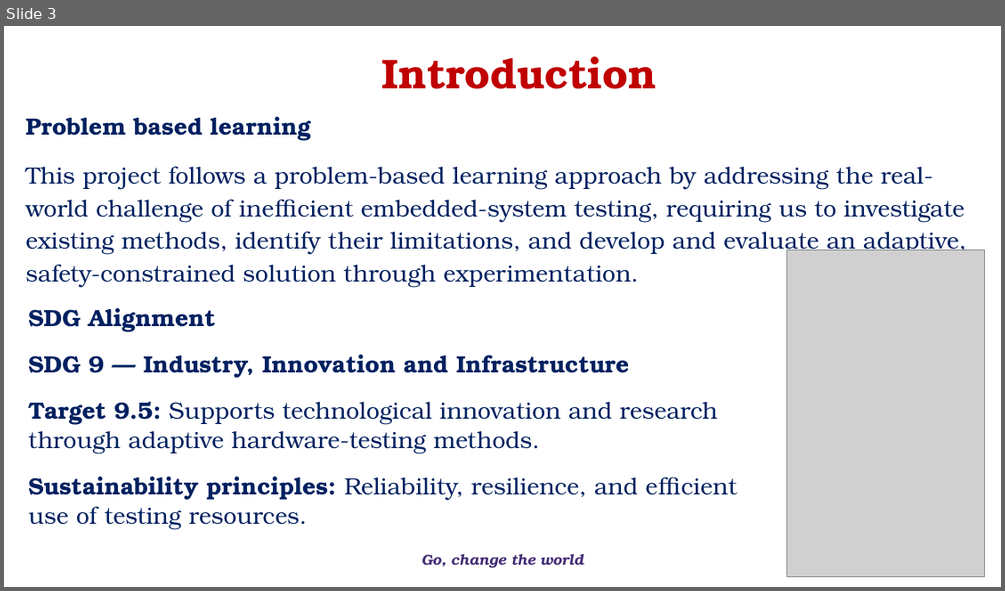
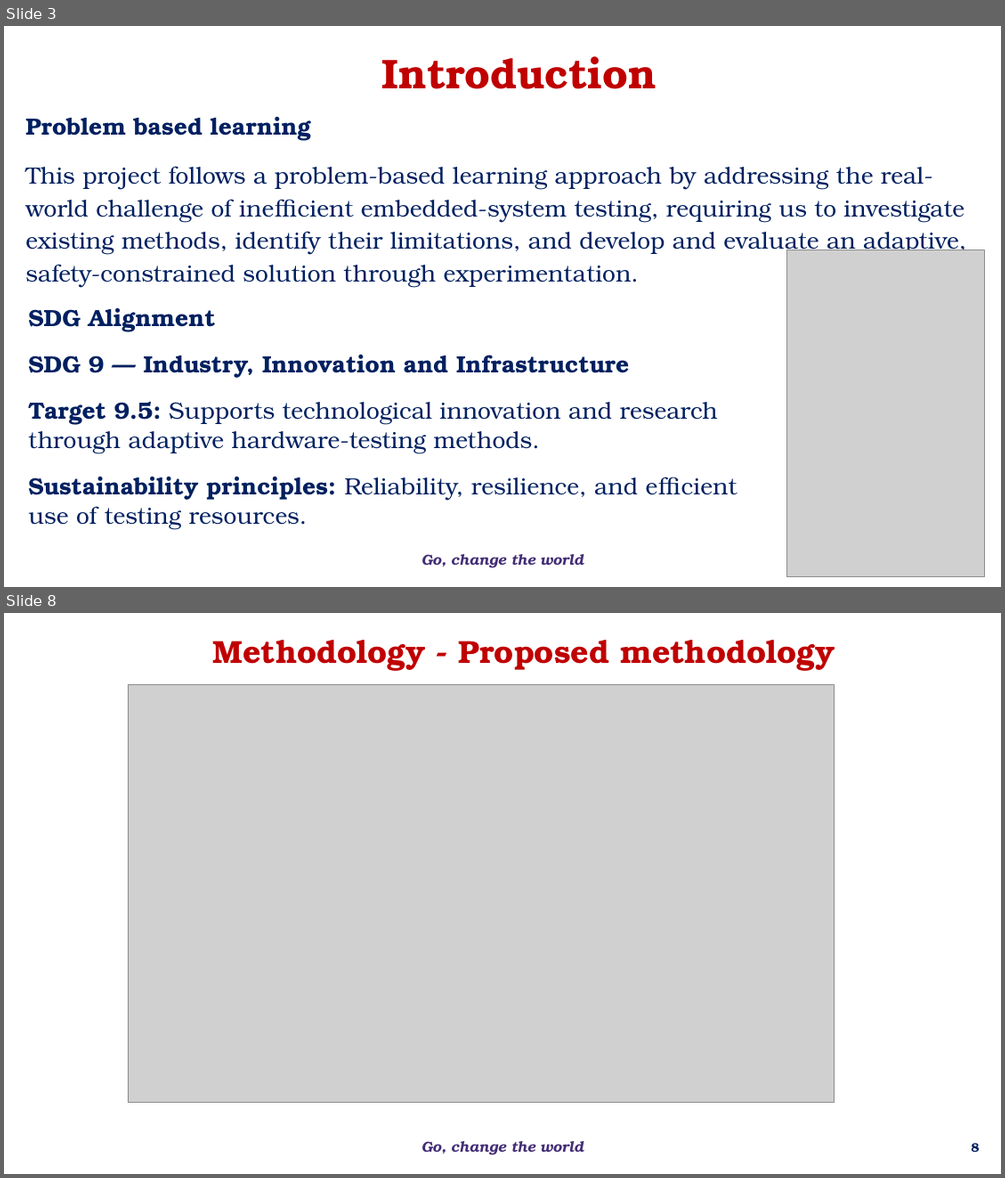
Before and after one commit to overclocked-2124/ChipCheck, a slide deck: docs/presentation/AI-Driven Adaptive Physical Testing for Embedded Systems - Phase 2.pptx. Shown one above the other, each under a label of ours: slide 3 before the commit, slides 3 and 8 after it; the slides between them are not shown. The pictures are 1005x591 and 1005x1178 pixels, drawn with LibreOffice and Linux fonts; fonts in the diff are those of the drawing; grey boxes stand for pictures; background and template pictures are left out. Boxes give left, top, right and bottom in pixels: in the first picture for what was removed or moved away, otherwise in the second. Text is boxed around its words. In the diff, an @@ line names an element or a change of style, - is before the commit and + after.

```diff
--- a/docs/presentation/AI-Driven Adaptive Physical Testing for Embedded Systems - Phase 2.pptx
+++ b/docs/presentation/AI-Driven Adaptive Physical Testing for Embedded Systems - Phase 2.pptx
@@ slide 8 added at (4, 613, 1001, 1174), background #FFFFFF; not listed: 1 template element that a slide beside it also shows @@
@@ rectangle added at (191, 616, 858, 685), fill #FFFFFF, outline #FFFFFF 1 pt dashed, 30.7 pt, text #C00000, bold @@
+Methodology - Proposed methodology
@@ picture added at (128, 685, 833, 1102) @@
@@ page number added at (971, 1143, 979, 1151), 12 pt, text #002060, bold @@
+8
```
Also in this commit, not shown: 15 slides changed, 7 other slides added, 3 slides removed.
